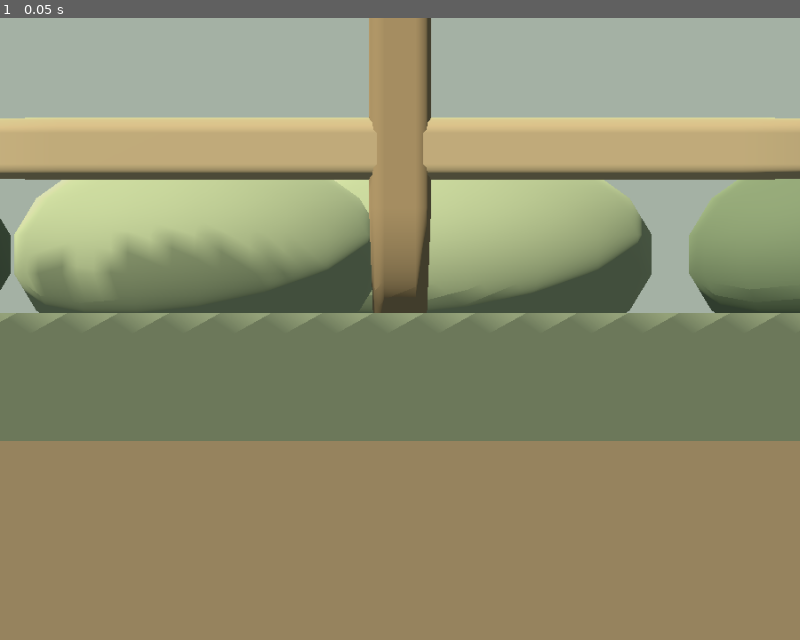
Above: before the commit, frame 1.
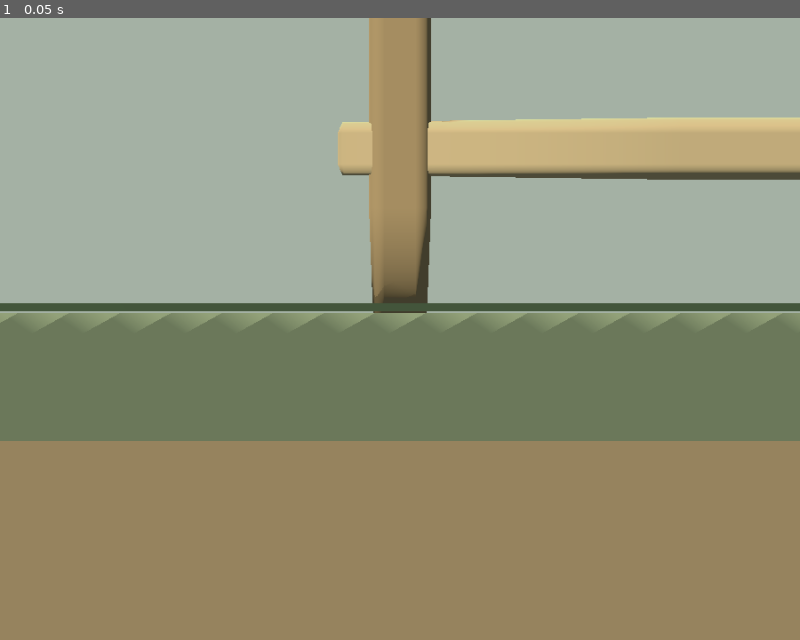
Above: after the commit, the same moment.

Repository: apps-skymesh/tuvlo-world
Game: Godot game, scene res://scenes/homestead.tscn
The game is run twice, just before and just after one commit, with the same random seed, the same clock (stepped at 60 frames per second) and the same inputs.
Inputs:
- Up to frame 1 (0.05 s): no input

The runs differ from the first frame. In frame 1, 20% of the frame differs, in the area x 0-100%, y 15-50%.

Commit message:
Show plot-sized World land and pan with a finger drag
Preserve saved positions and purchase terms while expanding the clearing to
4x4 large plots and every extension to 2x2. Expose Land directly in Places.

Validation on 11d5e3e + final tree: Godot 4.7.2 runtime checks passed;
iPhone 17 Pro / iOS 27.0: 836 unit passes, 2 existing skips, 4 smoke passes,
5 focused World journey passes; unsigned Release compile passed.
Source/assets fingerprint 784cb1266d7e118a76e3152f2f80faf6efa44e8ec0a32a15498ef9a5da9f53d1.
See LAND-UNITS-AND-PANNING.md for incomplete-run and device-evidence limits.

Diff:
--- a/Godot/scripts/homestead.gd
+++ b/Godot/scripts/homestead.gd
@@ -17,6 +17,9 @@
 var yaw=0.25
 const OVERVIEW_PITCH=PI/6 # 30 degrees: roofs and faces read without flattening the land.
 var zoom=1.0
+var pan_focus=Vector3.ZERO
+var pan_size=12.0
+var pan_pitch=OVERVIEW_PITCH
 var camera_initialized=false
 var orbit_yaw=0.25
 var orbit_focus=Vector3.ZERO
@@ -183,7 +186,8 @@
    var side=str(payload.get("side","west" if payload.get("west",false)==true else ""))
    var show=side in ["west","east"]
    if show:
-    presentation.highlight(Vector2i(-4 if side=="west" else 18,6),Vector2i(4,4),true)
+    var bounds: Rect2i=HomesteadItems.LAND_BOUNDS[side]
+    presentation.highlight(bounds.position,bounds.size,true)
    elif land_preview:
     presentation.clear_preview()
    land_preview=show
@@ -193,7 +197,7 @@
    if paused and panel_preview:
     process_mode=Node.PROCESS_MODE_INHERIT
     RenderingServer.render_loop_enabled=true
-   if payload.get("mode") in ["overview","home","follow","detail","place"]:
+   if payload.get("mode") in ["overview","home","follow","detail","place","pan"]:
     if camera_mode!=payload.mode: zoom=1.0
     camera_mode=payload.mode
    if payload.has("id"): focus_item_id=str(payload.id)
@@ -310,7 +314,7 @@
  emit_message("preview",{"revision":preview_revision,"valid":valid,"cell":{"x":preview_cell.x,"z":preview_cell.y},"rotation":preview_rotation})
 
 # The same gesture state serves real touch and the disposable desktop host.
-# A small movement cancels holding and becomes camera orbit, so looking around
+# A small movement cancels holding and pans the map, so looking around
 # never accidentally picks up a building.
 func reset_press(release=true):
  pending_pick=null
@@ -356,12 +360,33 @@
   if press_origin.distance_to(point)>HOLD_SLOP:
    if not press_cancelled:
     presentation.clear_preview()
-    # Include the initial slop in the first orbit movement.
+    # Include the initial slop so the terrain stays under the finger.
     movement=point-press_origin
    press_cancelled=true
    pending_pick=null
    hold_candidate=""
-  if press_cancelled: yaw-=movement.x*0.006
+  if press_cancelled: pan_camera(point-movement,point)
+
+func ground_point(point: Vector2):
+ return Plane(Vector3.UP,0).intersects_ray(camera.project_ray_origin(point),camera.project_ray_normal(point))
+
+func pan_camera(from: Vector2,to: Vector2):
+ var start=ground_point(from)
+ var finish=ground_point(to)
+ if start==null or finish==null: return
+ if camera_mode!="pan":
+  pan_focus=orbit_focus
+  pan_size=camera.size
+  pan_pitch=orbit_pitch
+  zoom=1.0
+  camera_mode="pan"
+  emit_message("cameraPanned",{})
+ pan_focus+=start-finish
+ # Camera movement never unlocks land. Bound the center to the owned world.
+ var bounds=HomesteadItems.BASE_BOUNDS
+ for side in data.land_sides: bounds=bounds.merge(HomesteadItems.LAND_BOUNDS[side])
+ pan_focus.x=clampf(pan_focus.x,bounds.position.x-9.0,bounds.end.x-9.0)
+ pan_focus.z=clampf(pan_focus.z,bounds.position.y-8.0,bounds.end.y-8.0)
 
 func end_press(point: Vector2,cancelled=false):
  if not pointer_down: return
@@ -450,9 +475,8 @@
  advance_hold(delta)
 
 func unowned_land_at(cell: Vector2i) -> String:
- for side in ["west","east"]:
-  var origin=Vector2i(-4 if side=="west" else 18,6)
-  if side not in data.land_sides and Rect2i(origin,Vector2i(4,4)).has_point(cell): return side
+ for side in HomesteadItems.LAND_BOUNDS:
+  if side not in data.land_sides and HomesteadItems.LAND_BOUNDS[side].has_point(cell): return side
  return ""
 
 func _process(delta):
@@ -482,7 +506,11 @@
  var focus=overview.focus
  var size=overview.size*zoom
  var pitch=OVERVIEW_PITCH
- if camera_mode in ["follow","detail"]:
+ if camera_mode=="pan":
+  focus=pan_focus
+  size=pan_size*zoom
+  pitch=pan_pitch
+ elif camera_mode in ["follow","detail"]:
   focus=resident.position+Vector3(0,1.0,0)
   size=(7.0 if camera_mode=="follow" else 3.8)*zoom
   pitch=deg_to_rad(28)
@@ -499,7 +527,7 @@
     break
  # The fitted center already changes smoothly with orbit_yaw. A second lag
  # here can crop a plot while Overview rotates or returns from a closer view.
- orbit_focus=focus if immediate or camera_mode=="overview" else orbit_focus.lerp(focus,blend)
+ orbit_focus=focus if immediate or camera_mode in ["overview","pan"] else orbit_focus.lerp(focus,blend)
  orbit_pitch=pitch if immediate else lerpf(orbit_pitch,pitch,blend)
  if envelope_revision!=presentation.visual_revision:
   scenery_radius=0.0
@@ -522,9 +550,9 @@
  # Include inactive plots as well as the active clearing; no imaginary roofs
  # at empty corners. Keep these extents shared with the terrain renderer.
  var points: Array[Vector3]=[]
- var regions=[{"center":Vector3.ZERO,"size":HomesteadItems.BASE_LAND_SIZE}]
+ var regions=[{"center":HomesteadItems.BASE_LAND_CENTER,"size":HomesteadItems.BASE_LAND_SIZE}]
  for center in HomesteadItems.LAND_CENTERS.values(): regions.append({"center":center,"size":HomesteadItems.PLOT_SIZE})
- if "east" in data.land_sides: regions.append({"center":Vector3(11,0,-2.48),"size":Vector2(4.35,1.02)})
+ if "east" in data.land_sides: regions.append({"center":HomesteadItems.LAND_CENTERS.east+Vector3(0,0,-5.48),"size":Vector2(10.35,1.02)})
  for region in regions:
   var half_size=region.size*0.5
   for x in [-half_size.x,half_size.x]:
--- a/Godot/scripts/items.gd
+++ b/Godot/scripts/items.gd
@@ -1,10 +1,17 @@
 class_name HomesteadItems
 extends RefCounted
 
-# Visible terrain extents are independent of authoritative build permission.
-const BASE_LAND_SIZE=Vector2(19.3,17.3)
-const PLOT_SIZE=Vector2(4.5,4.6)
-const LAND_CENTERS={"north":Vector3(0,0,-10),"east":Vector3(11,0,0),"west":Vector3(-11,0,0)}
+# Land units contain 5x5 building squares. Saved item coordinates never move.
+const SQUARES_PER_PLOT=5
+const STARTER_PLOTS=4
+const EXPANSION_PLOTS=2
+const BASE_BOUNDS=Rect2i(0,0,20,20)
+const WORLD_BOUNDS=Rect2i(-10,-10,40,30)
+const LAND_BOUNDS={"west":Rect2i(-10,5,10,10),"east":Rect2i(20,5,10,10),"north":Rect2i(5,-10,10,10)}
+const BASE_LAND_SIZE=Vector2(20.7,20.7)
+const BASE_LAND_CENTER=Vector3(1,0,2)
+const PLOT_SIZE=Vector2(10.5,10.5)
+const LAND_CENTERS={"north":Vector3(1,0,-13),"east":Vector3(16,0,2),"west":Vector3(-14,0,2)}
 
 const DEFINITIONS={
 	"windmill":{"title":"Windmill","size":Vector2i(3,3),"blocks":true,"height":4.1,"color":"d9c8a5"},
--- a/Godot/scripts/navigation.gd
+++ b/Godot/scripts/navigation.gd
@@ -5,14 +5,14 @@
 var revision=0
 func rebuild(world_data: HomesteadWorldData):
 	data=world_data
-	grid.region=Rect2i(-4,-4,26,20)
+	grid.region=HomesteadItems.WORLD_BOUNDS
 	grid.cell_size=Vector2.ONE
 	grid.diagonal_mode=AStarGrid2D.DIAGONAL_MODE_ONLY_IF_NO_OBSTACLES
 	grid.default_compute_heuristic=AStarGrid2D.HEURISTIC_OCTILE
 	grid.default_estimate_heuristic=AStarGrid2D.HEURISTIC_OCTILE
 	grid.update()
-	for z in range(-4,16):
-		for x in range(-4,22):
+	for z in range(HomesteadItems.WORLD_BOUNDS.position.y,HomesteadItems.WORLD_BOUNDS.end.y):
+		for x in range(HomesteadItems.WORLD_BOUNDS.position.x,HomesteadItems.WORLD_BOUNDS.end.x):
 			var cell=Vector2i(x,z)
 			var occupied=data.item_at(cell)
 			var blocked=not data.buildable(cell) or (not occupied.is_empty() and HomesteadItems.DEFINITIONS[occupied.kind].blocks)
@@ -26,8 +26,8 @@
 	if open(desired): return desired
 	var best_cell=Vector2i(5,5)
 	var best_distance=INF
-	for z in range(-4,16):
-		for x in range(-4,22):
+	for z in range(HomesteadItems.WORLD_BOUNDS.position.y,HomesteadItems.WORLD_BOUNDS.end.y):
+		for x in range(HomesteadItems.WORLD_BOUNDS.position.x,HomesteadItems.WORLD_BOUNDS.end.x):
 			var cell=Vector2i(x,z)
 			if not open(cell): continue
 			var distance=HomesteadItems.cell_center(cell).distance_squared_to(point)
--- a/Godot/scripts/presentation.gd
+++ b/Godot/scripts/presentation.gd
@@ -67,17 +67,27 @@
 	visual_revision+=1
 	refresh_grid()
 
+func plot_seams(root: Node3D, plots: int, color: String):
+	var span=float(plots*HomesteadItems.SQUARES_PER_PLOT)
+	for line in range(1,plots):
+		var offset=-span/2+line*HomesteadItems.SQUARES_PER_PLOT
+		HomesteadMesh.box(root,Vector3(offset,0.035,0),Vector3(0.035,0.012,span-0.2),color,0)
+		HomesteadMesh.box(root,Vector3(0,0.035,offset),Vector3(span-0.2,0.012,0.035),color,0)
+
 func build_island():
-	HomesteadMesh.polygon_slab(land_root,HomesteadMesh.rounded_outline(HomesteadItems.BASE_LAND_SIZE.x,HomesteadItems.BASE_LAND_SIZE.y,2.3),-0.18,-0.9,"c1a785")
-	HomesteadMesh.polygon_slab(land_root,HomesteadMesh.rounded_outline(19.05,17.05,2.15),-0.07,-0.4,"d9c7a0")
-	HomesteadMesh.polygon_slab(land_root,HomesteadMesh.rounded_outline(18.8,16.8,2.1),0,-0.19,"9caf7c")
-	# Slightly inset grass gives the miniature a soft, continuous rim.
-	var lawn=HomesteadMesh.polygon_slab(land_root,HomesteadMesh.rounded_outline(18.45,16.45,1.9),0.018,-0.05,"a9ba89")
+	var clearing=Node3D.new()
+	clearing.name="StartingLand"
+	land_root.add_child(clearing)
+	clearing.position=HomesteadItems.BASE_LAND_CENTER
+	HomesteadMesh.polygon_slab(clearing,HomesteadMesh.rounded_outline(20.7,20.7,0.35),-0.18,-0.9,"c1a785")
+	HomesteadMesh.polygon_slab(clearing,HomesteadMesh.rounded_outline(20.45,20.45,0.3),-0.07,-0.4,"d9c7a0")
+	HomesteadMesh.polygon_slab(clearing,HomesteadMesh.rounded_outline(20.3,20.3,0.25),0,-0.19,"9caf7c")
+	var lawn=HomesteadMesh.polygon_slab(clearing,HomesteadMesh.rounded_outline(20.12,20.12,0.2),0.018,-0.05,"a9ba89")
 	var meadow=ShaderMaterial.new()
 	meadow.shader=preload("res://scripts/meadow.gdshader")
 	lawn.material_override=meadow
-	# All future plots remain part of the visible world. Rendering one never
-	# grants ownership: navigation/placement still read authoritative land_sides.
+	plot_seams(clearing,HomesteadItems.STARTER_PLOTS,"9eaf80")
+	# Terrain is visible before purchase; only the host can activate its cells.
 	for side in HomesteadItems.LAND_CENTERS:
 		var available=side in data.land_sides
 		var patch=Node3D.new()
@@ -85,32 +95,25 @@
 		patch.set_meta("available",available)
 		land_root.add_child(patch)
 		patch.position=HomesteadItems.LAND_CENTERS[side]
-		HomesteadMesh.polygon_slab(patch,HomesteadMesh.rounded_outline(HomesteadItems.PLOT_SIZE.x,HomesteadItems.PLOT_SIZE.y,0.7),-0.18,-0.9,"c1a785")
-		HomesteadMesh.polygon_slab(patch,HomesteadMesh.rounded_outline(4.4,4.5,0.65),0.025,-0.2,"a9ba89" if available else "939b80")
+		HomesteadMesh.polygon_slab(patch,HomesteadMesh.rounded_outline(HomesteadItems.PLOT_SIZE.x,HomesteadItems.PLOT_SIZE.y,0.35),-0.18,-0.9,"c1a785")
+		HomesteadMesh.polygon_slab(patch,HomesteadMesh.rounded_outline(10.12,10.12,0.2),0.025,-0.2,"a9ba89" if available else "929b80")
+		plot_seams(patch,HomesteadItems.EXPANSION_PLOTS,"9eaf80" if available else "bcc0a4")
 		if available:
 			if side=="west": meadow_border(patch)
 			if side=="east": waterside_bank(patch)
-			for i in 3:
-				HomesteadMesh.box(patch,Vector3(-1.3+i*1.3,0.06,0),Vector3(0.8,0.06,0.8),"d7c7a8",0.08)
 		else:
-			# A low closed gate and quiet scrub make the inactive boundary legible.
 			var gate=Node3D.new()
 			patch.add_child(gate)
-			gate.position=Vector3(0,0,1.7) if side=="north" else Vector3(-1.7 if side=="east" else 1.7,0,0)
+			gate.position=Vector3(0,0,4.85) if side=="north" else Vector3(-4.85 if side=="east" else 4.85,0,0)
 			gate.rotation.y=0 if side=="north" else PI/2
 			for x in [-1.0,0,1.0]:
 				HomesteadMesh.box(gate,Vector3(x,0.39,0),Vector3(0.10,0.78,0.10),"a18b6b",0.025)
 			for y in [0.29,0.60]:
 				HomesteadMesh.box(gate,Vector3(0,y,0),Vector3(2.2,0.10,0.09),"b8a482",0.025)
-			for i in 7:
-				var angle=i*2.4
-				var point=Vector3(cos(angle)*1.25,0.12,sin(angle)*1.05)
-				HomesteadMesh.ellipsoid(patch,point,Vector3(0.30,0.18,0.24),"7e8b6e" if i%2 else "a5ad8b")
+			for x in [-2.5,2.5]:
+				for z in [-2.5,2.5]:
+					HomesteadMesh.ellipsoid(patch,Vector3(x,0.12,z),Vector3(0.5,0.22,0.4),"7e8b6e")
 		HomesteadStaticBatcher.consolidate(patch,[])
-	# Low rocks and tufts outside the buildable grid frame the coast.
-	for p in [Vector3(-8.8,0,3.4),Vector3(7.6,0,-7.5),Vector3(-3.2,0,7.9),Vector3(8.5,0,5.7)]:
-		HomesteadMesh.ellipsoid(land_root,p+Vector3(0,0.2,0),Vector3(0.5,0.28,0.4),"b8b7a5")
-		HomesteadMesh.ellipsoid(land_root,p+Vector3(0.4,0.12,0.25),Vector3(0.27,0.16,0.22),"ced0bb")
 
 func make_item(kind: String,rotation: int,ghost=false,style=0) -> Node3D:
 	var root=Node3D.new()
@@ -319,27 +322,27 @@
 func meadow_border(root: Node3D):
 	# Peripheral planting never occupies or conceals usable expansion cells.
 	for i in 10:
-		var point=Vector3(-1.75+i*0.38,0,2.1 if i%2==0 else -2.1)
+		var point=Vector3(-4.5+i,0,5.1 if i%2==0 else -5.1)
 		HomesteadMesh.ellipsoid(root,point+Vector3(0,0.12,0),Vector3(0.19,0.13,0.14),"80966e")
 		HomesteadMesh.rod(root,point+Vector3(0,0.09,0),point+Vector3(0,0.36,0),0.018,"829774")
 		HomesteadMesh.ellipsoid(root,point+Vector3(0,0.38,0),Vector3(0.10,0.06,0.10),"e2c4a3" if i%3 else "bda7b3")
 
 func waterside_bank(root: Node3D):
-	# The stream sits outside the saved 4x4 buildable cells. Its dry bank
+	# The stream sits outside the 2x2-plot buildable cells. Its dry bank
 	# stays open for walking and future paid places; scenery grants no items.
 	var stream=Node3D.new()
 	stream.name="WatersideStream"
 	root.add_child(stream)
-	stream.position=Vector3(0,0,-2.48)
-	HomesteadMesh.box(stream,Vector3(0,-0.18,0),Vector3(4.35,0.43,1.02),"c1a785",0.18)
-	HomesteadMesh.box(stream,Vector3(0,0.025,0),Vector3(4.15,0.06,0.78),"b7b59a",0.12)
-	var water=HomesteadMesh.box(stream,Vector3(0,0.065,0),Vector3(3.95,0.025,0.57),"70abb0",0.10)
+	stream.position=Vector3(0,0,-5.48)
+	HomesteadMesh.box(stream,Vector3(0,-0.18,0),Vector3(10.35,0.43,1.02),"c1a785",0.18)
+	HomesteadMesh.box(stream,Vector3(0,0.025,0),Vector3(10.15,0.06,0.78),"b7b59a",0.12)
+	var water=HomesteadMesh.box(stream,Vector3(0,0.065,0),Vector3(9.95,0.025,0.57),"70abb0",0.10)
 	var material=ShaderMaterial.new()
 	material.shader=preload("res://scripts/water.gdshader")
 	water.material_override=material
 	waters.append(material)
-	for i in 11:
-		var x=-1.88+i*0.37
+	for i in 26:
+		var x=-4.88+i*0.39
 		for z in [-0.40,0.40]:
 			HomesteadMesh.ellipsoid(stream,Vector3(x,0.10,z),Vector3(0.22,0.13,0.12),"c9c7af" if i%3 else "a9b4a1")
 	for x in [-1.72,1.65]:
@@ -458,8 +461,8 @@
 	var mat=HomesteadMesh.transparent(Color(0.28,0.4,0.28,0.15))
 	var lines=ImmediateMesh.new()
 	lines.surface_begin(Mesh.PRIMITIVE_LINES,mat)
-	for z in range(-4,16):
-		for x in range(-4,22):
+	for z in range(HomesteadItems.WORLD_BOUNDS.position.y,HomesteadItems.WORLD_BOUNDS.end.y):
+		for x in range(HomesteadItems.WORLD_BOUNDS.position.x,HomesteadItems.WORLD_BOUNDS.end.x):
 			var cell=Vector2i(x,z)
 			if not data.buildable(cell): continue
 			var center=HomesteadItems.cell_center(cell)
--- a/Godot/scripts/world_data.gd
+++ b/Godot/scripts/world_data.gd
@@ -45,12 +45,10 @@
  return true
 
 func buildable(cell: Vector2i) -> bool:
- if cell.x >= 0 and cell.x < 18 and cell.y >= 0 and cell.y < 16:
-  return not ((cell.x < 2 or cell.x > 15) and (cell.y < 2 or cell.y > 13))
- if cell.y >= 6 and cell.y < 10:
-  if "east" in land_sides and cell.x >= 18 and cell.x < 22: return true
-  if "west" in land_sides and cell.x >= -4 and cell.x < 0: return true
- return "north" in land_sides and cell.x >= 7 and cell.x < 11 and cell.y >= -4 and cell.y < 0
+ if HomesteadItems.BASE_BOUNDS.has_point(cell): return true
+ for side in land_sides:
+  if HomesteadItems.LAND_BOUNDS[side].has_point(cell): return true
+ return false
 
 func find(id) -> Dictionary:
  for item in items:
@@ -65,7 +63,7 @@
  for z in HomesteadItems.footprint(kind,rotation).y:
   for x in HomesteadItems.footprint(kind,rotation).x:
    var square = cell + Vector2i(x,z)
-   if kind in ["greenhouse","orchard"] and not (square.x>=-4 and square.x<0 and square.y>=6 and square.y<10): return "outside-land"
+   if kind in ["greenhouse","orchard"] and not HomesteadItems.LAND_BOUNDS.west.has_point(square): return "outside-land"
    if not buildable(square): return "outside-land"
    if not item_at(square,excluding).is_empty(): return "occupied"
  return ""
--- a/Godot/tests/runtime_tests.gd
+++ b/Godot/tests/runtime_tests.gd
@@ -19,29 +19,35 @@
  var packet={"version":1,"session":"test-child-session","type":"snapshot","payload":payload}
  scene.receive_host_json(JSON.stringify(packet))
  check(scene.data.items.size()==4,"Host snapshot must replace empty scene")
+ check(HomesteadItems.BASE_BOUNDS.size==Vector2i(20,20),"The starter has 4x4 five-square plots")
+ for side in HomesteadItems.LAND_BOUNDS:
+  var bounds: Rect2i=HomesteadItems.LAND_BOUNDS[side]
+  check(bounds.size==Vector2i(10,10),"Every expansion has 2x2 five-square plots")
+  check(not scene.data.buildable(bounds.position),"Merely displaying a large extension grants no land")
+ check(scene.unowned_land_at(Vector2i(8,-8))=="north","The future northern plot is inspectable on the map")
  # Rendering future terrain must never make it navigable or placeable.
  for side in HomesteadItems.LAND_CENTERS:
   var patch=scene.presentation.land_root.get_node_or_null("Land_"+side)
   check(patch!=null and not patch.get_meta("available",true),"Every inactive plot must remain visibly represented")
- for cell in [Vector2i(-2,7),Vector2i(19,7),Vector2i(8,-2)]:
+ for cell in [Vector2i(-2,7),Vector2i(21,7),Vector2i(8,-2)]:
   check(not scene.navigation.open(cell),"Inactive land cannot be used by residents")
   check(scene.data.placement_error("flowers",cell,0)=="outside-land","Visible inactive land cannot accept placement")
- check(scene.unowned_land_at(Vector2i(19,7))=="east","Tapping locked waterside requests its host preview")
+ check(scene.unowned_land_at(Vector2i(21,7))=="east","Tapping locked waterside requests its host preview")
  scene.receive_host_json(JSON.stringify({"version":1,"session":"test-child-session","type":"landPreview","payload":{"side":"east"}}))
  check(scene.land_preview,"East preview highlights its actual cells")
- check(not scene.navigation.open(Vector2i(19,7)),"Preview must never open navigation")
- check(scene.data.placement_error("flowers",Vector2i(19,7),0)=="outside-land","Preview must never grant placement")
+ check(not scene.navigation.open(Vector2i(21,7)),"Preview must never open navigation")
+ check(scene.data.placement_error("flowers",Vector2i(21,7),0)=="outside-land","Preview must never grant placement")
  scene.receive_host_json(JSON.stringify({"version":1,"session":"test-child-session","type":"landPreview","payload":{"side":""}}))
  check(not scene.land_preview,"Closing preview clears its highlight")
  scene.data.land_sides.append("east")
  scene.presentation.rebuild()
  scene.navigation.rebuild(scene.data)
  check(scene.presentation.land_root.get_node("Land_east").get_meta("available")==true,"An authoritative activation updates its visual state")
- check(scene.navigation.open(Vector2i(19,7)),"Only an authoritative active plot becomes navigable")
- check(scene.unowned_land_at(Vector2i(19,7))=="","Owned waterside is no longer a purchase target")
+ check(scene.navigation.open(Vector2i(21,7)),"Only an authoritative active plot becomes navigable")
+ check(scene.unowned_land_at(Vector2i(21,7))=="","Owned waterside is no longer a purchase target")
  check(scene.presentation.land_root.get_node_or_null("Land_east/WatersideStream")!=null,"Owned waterside reveals its authored stream")
- for x in range(18,22):
-  for z in range(6,10):
+ for x in range(20,30):
+  for z in range(5,15):
    check(scene.navigation.open(Vector2i(x,z)),"The whole dry bank stays usable")
  check(not scene.navigation.path(HomesteadItems.cell_center(Vector2i(17,7)),HomesteadItems.cell_center(Vector2i(21,7))).is_empty(),"Residents can reach the bank from the original clearing")
  check(not scene.navigation.open(Vector2i(8,-2)),"Waterside never opens north")
@@ -57,7 +63,7 @@
  scene.presentation.rebuild()
  scene.navigation.rebuild(scene.data)
  check(scene.navigation.open(Vector2i(-2,7)),"Committed west meadow becomes walkable")
- check(not scene.navigation.open(Vector2i(19,7)),"Meadow purchase cannot unlock east")
+ check(not scene.navigation.open(Vector2i(21,7)),"Meadow purchase cannot unlock east")
  check(HomesteadItems.footprint("workshop",0)==Vector2i(3,3),"Workshop native and runtime footprints must match")
  check(HomesteadItems.footprint("windmill",0)==Vector2i(3,3),"Mill footprint matches native 3x3")
  var mill=scene.presentation.make_item("windmill",0,false,1)
@@ -246,13 +252,18 @@
  scene._input(touch)
  scene._physics_process(0.1)
  var camera_yaw=scene.yaw
+ var pan_before=scene.orbit_focus
  var motion=InputEventScreenDrag.new()
  motion.position=cottage_point+Vector2(28,0)
  motion.relative=Vector2(28,0)
  scene._input(motion)
  scene._physics_process(0.6)
- check(scene.yaw!=camera_yaw,"Dragging the map orbits the camera")
- check(not messages.any(func(message): return message.type=="selected"),"An orbit drag cancels the hold")
+ check(scene.yaw==camera_yaw and scene.camera_mode=="pan","Dragging the map pans without rotating")
+ check(scene.pan_focus.distance_to(pan_before)>0.1,"Horizontal finger travel moves the map")
+ var horizontal_pan=scene.pan_focus
+ scene.move_press(cottage_point+Vector2(28,35))
+ check(scene.pan_focus.distance_to(horizontal_pan)>0.1,"Vertical finger travel also moves the map")
+ check(not messages.any(func(message): return message.type=="selected"),"A map drag cancels the hold")
  scene.reset_press()
  scene._input(touch)
  scene._physics_process(0.2)
